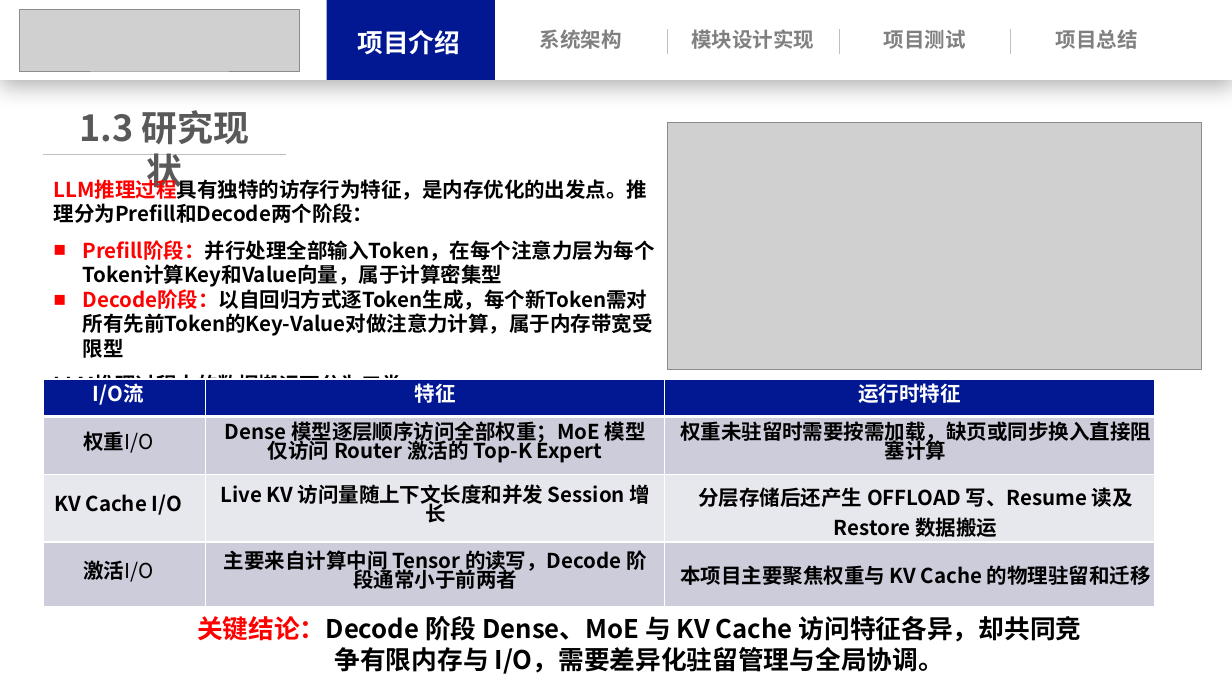
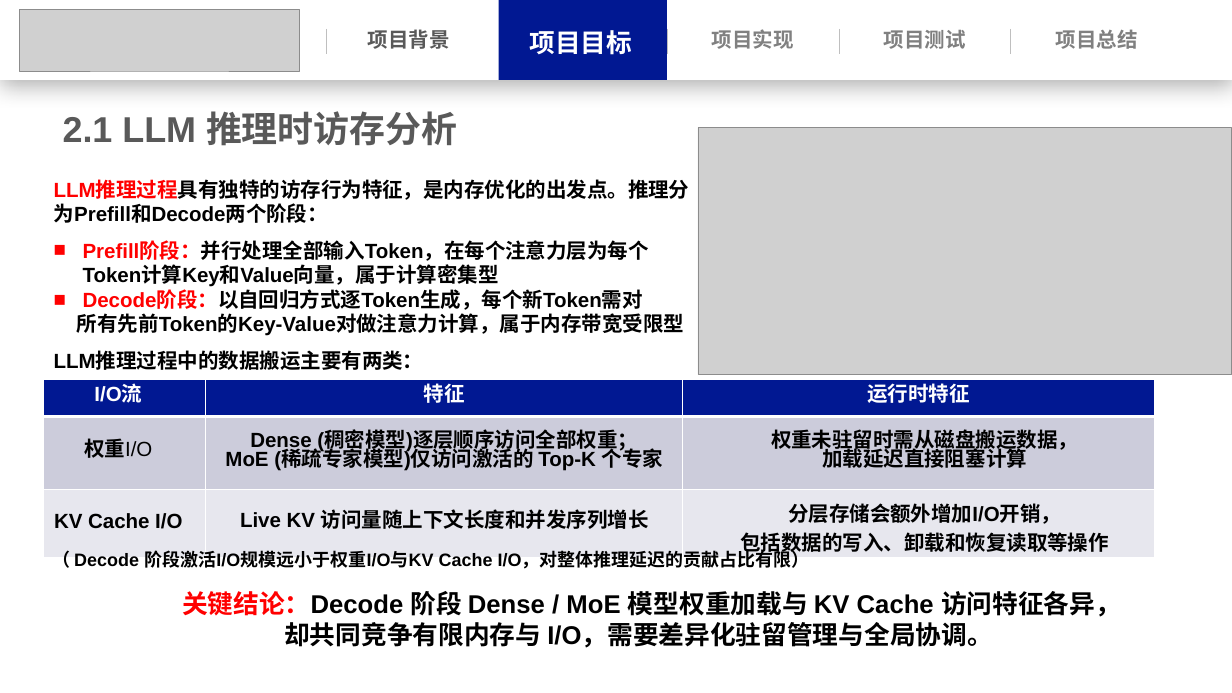
Before and after one commit to Leslie-1341/llama.cpp, a slide deck: slide 8 of docs/操作系统功能赛.pptx (slide 6 before the commit). Drawn at 1232x693 pixels with LibreOffice and Linux fonts; fonts in the diff are those of the drawing; grey boxes stand for pictures. Boxes give left, top, right and bottom in pixels: in the first picture for what was removed or moved away, otherwise in the second. Text is boxed around its words. In the diff, an @@ line names an element or a change of style, - is before the commit and + after.

```diff
--- a/docs/操作系统功能赛.pptx
+++ b/docs/操作系统功能赛.pptx
@@ line added from (326, 29) to (326, 54), #BFBFBF 0.5 pt @@
@@ text at box(368, 29, 450, 49): text changed; size 20 to 16 pt; font Noto Sans CJK SC to Arial; text colour #FFFFFF to #595959 @@
-项目介绍
+项目背景
@@ rectangle: place and size @@
-rectangle at box(326, 0, 494, 80)
+rectangle at box(499, 0, 667, 80)
@@ text removed at box(540, 29, 622, 49) @@
-系统架构
@@ text at box(712, 29, 794, 49): text changed; font Noto Sans CJK SC to Arial @@
-模块设计实现
+项目实现
@@ text added at box(529, 30, 632, 55), 20 pt, text #FFFFFF, bold @@
+项目目标
@@ text added at box(63, 111, 457, 146), 28 pt, text #595959, bold @@
+2.1 LLM 推理时访存分析
@@ text removed at box(79, 110, 250, 194) @@
-1.3 研究现状
@@ picture: place and size @@
-picture at box(668, 122, 1202, 369)
+picture at box(698, 128, 1232, 374)
@@ line removed from (43, 154) to (286, 154) @@
@@ text at box(54, 181, 690, 287): font Noto Sans CJK SC to Arial in "LLM推理过程具有独特的访存行为特征，是内存优化的出发点。推理分为Prefill和Decode两个阶段：", "Prefill阶段：并行处理全部输入Token，在每个注意力层为每个Token计算Key和Value向量，属于计算密集型" @@
@@ text at box(54, 291, 684, 373): text changed; font Noto Sans CJK SC to Arial @@
-■ Decode阶段：以自回归方式逐Token生成，每个新Token需对所有先前Token的Key-Value对做注意力计算，属于内存带宽受限型
-LLM推理过程中的数据搬运可分为三类：
+■ Decode阶段：以自回归方式逐Token生成，每个新Token需对
+所有先前Token的Key-Value对做注意力计算，属于内存带宽受限型
+LLM推理过程中的数据搬运主要有两类：
@@ table at box(43, 379, 1154, 560) @@
-row 2: 权重I/O | Dense 模型逐层顺序访问全部权重；MoE 模型仅访问 Router 激活的 Top-K Expert | 权重未驻留时需要按需加载，缺页或同步换入直接阻塞计算
-row 3: KV Cache I/O | Live KV 访问量随上下文长度和并发 Session 增长 | 分层存储后还产生 OFFLOAD 写、Resume 读及 Restore 数据搬运
-row 4: 激活I/O | 主要来自计算中间 Tensor 的读写，Decode 阶段通常小于前两者 | 本项目主要聚焦权重与 KV Cache 的物理驻留和迁移
+row 2: 权重I/O | Dense (稠密模型)逐层顺序访问全部权重； / MoE (稀疏专家模型)仅访问激活的 Top-K 个专家 | 权重未驻留时需从磁盘搬运数据， / 加载延迟直接阻塞计算
+row 3: KV Cache I/O | Live KV 访问量随上下文长度和并发序列增长 | 分层存储会额外增加I/O开销， 包括数据的写入、卸载和恢复读取等操作
@@ text added at box(74, 550, 810, 568), 14 pt, text #000000, bold @@
+（ Decode 阶段激活I/O规模远小于权重I/O与KV Cache I/O，对整体推理延迟的贡献占比有限）
@@ text at box(182, 591, 1121, 648): text changed; font Noto Sans CJK SC to Arial @@
-关键结论：Decode 阶段 Dense、MoE 与 KV Cache 访问特征各异，却共同竞争有限内存与 I/O，需要差异化驻留管理与全局协调。
+关键结论：Decode 阶段 Dense / MoE 模型权重加载与 KV Cache 访问特征各异，却共同竞争有限内存与 I/O，需要差异化驻留管理与全局协调。
```
Also in this commit, not shown: 27 other slides changed, 8 slides added, 11 slides removed, 3 other files.
